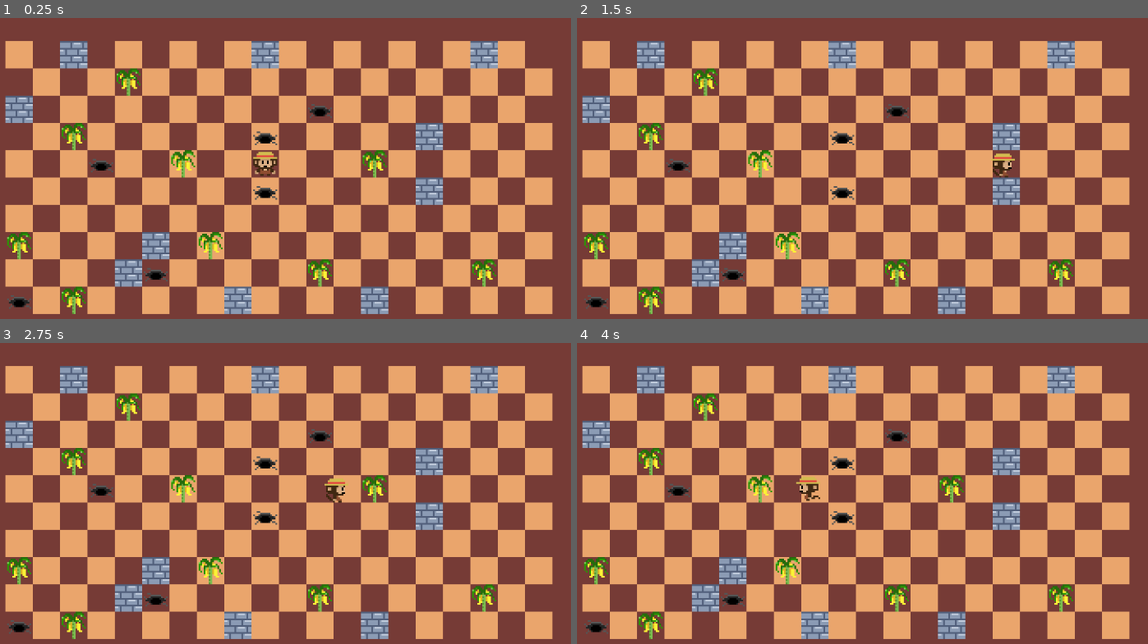
Above: before the commit, frames 1-4 (two rows, left to right).
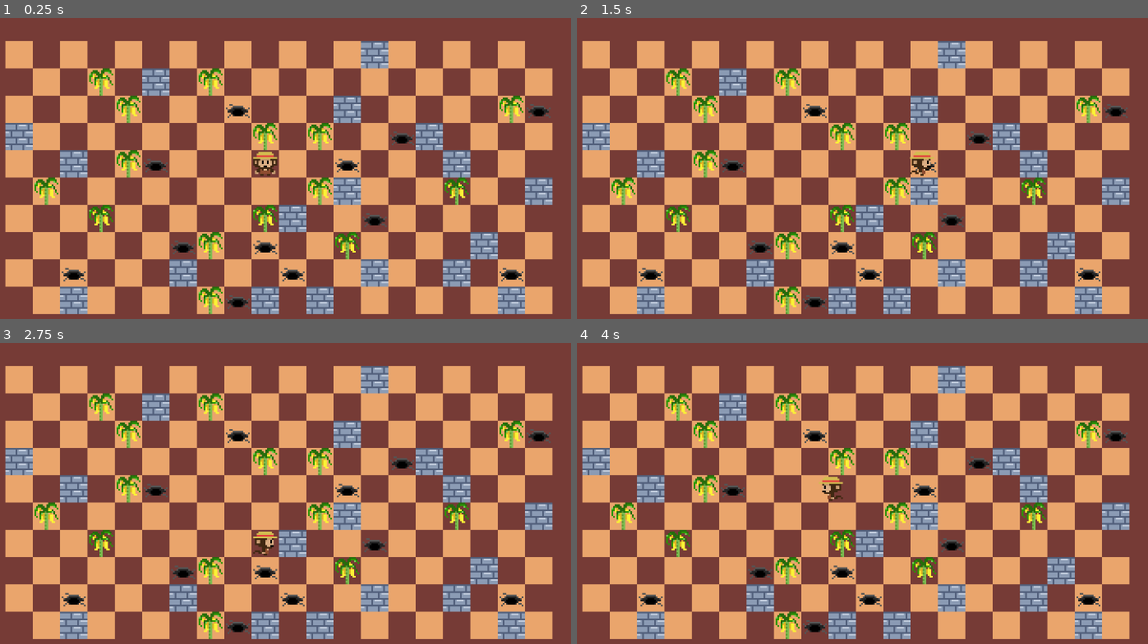
Above: after the commit, the same moments.

Repository: oneseedfruit/ludum-dare-52
Game: Godot game, scene res://game.tscn
The game is run twice, just before and just after one commit, with the same random seed, the same clock (stepped at 60 frames per second) and the same inputs.
Inputs:
- Up to frame 1 (0.25 s): no input
- Up to frame 2 (1.5 s): tap Enter at 0.5 s; hold Right (right) 0.53-1.28 s; hold Down (down) from 1.28 s (still down)
- Up to frame 3 (2.75 s): release Down (down) at 2.03 s; hold Right (right) from 2.03 s (still down)
- Up to frame 4 (4 s): release Right (right) at 2.78 s; hold Up (up) 2.78-3.53 s; hold Left (left) from 3.53 s (still down)

The runs differ from the first frame. In frame 1, 18% of the frame differs, in the area x 0-97%, y 7-99%; in frame 2, 18%; in frame 3, 18%; in frame 4, 18%.

Commit message:
Level Manager changes

Diff:
--- a/collectible/collectible.gd
+++ b/collectible/collectible.gd
@@ -3,35 +3,35 @@
 
 
 var mTileTypeToFrame = {
-    "collectible": 0,
-    "trap_pothole": 3,
-    "trap_outside": 4,
+	"collectible": 0,
+	"trap_pothole": 3,
+	"trap_outside": 4,
 }
 
 var mIsTrap : bool = false
 
 # Called when the node enters the scene tree for the first time.
 func _ready():
-    connect("body_entered", _on_body_entered)
-    pass # Replace with function body.
+	connect("body_entered", _on_body_entered)
+	pass # Replace with function body.
 
 func _on_body_entered(body):
-    if body.get_script() == Player:
-        if !mIsTrap:
-            # TODO: add points
-            body.stop_at(position)
-            get_parent().collect(self)
-            queue_free()
-        else:
-            body.stop_at(position)
-            body.die()
+	if body.get_script() == Player:
+		if !mIsTrap:
+			# TODO: add points
+			body.stop_at(position)
+			get_parent().collect(self)
+			queue_free()
+		else:
+			body.stop_at(position)
+			body.die()
 
 
 func setType(tileId):
-    if tileId.begins_with("collectible"):
-        $AnimatedSprite2D.set_frame(mTileTypeToFrame["collectible"])
-        mIsTrap = false
-    elif tileId.begins_with("trap"):
-        $AnimatedSprite2D.set_frame(mTileTypeToFrame[tileId])
-        mIsTrap = true
-    pass
+	if tileId.begins_with("collectible"):
+		$AnimatedSprite2D.set_frame(mTileTypeToFrame["collectible"])
+		mIsTrap = false
+	elif tileId.begins_with("trap"):
+		$AnimatedSprite2D.set_frame(mTileTypeToFrame[tileId])
+		mIsTrap = true
+	pass
--- a/managers/CollectibleManager.gd
+++ b/managers/CollectibleManager.gd
@@ -6,32 +6,32 @@
 var mCollectibleList: Array[Collectible] = []
 
 func cleanUp() -> void:
-    for n in get_children():
-        remove_child(n)
-        n.queue_free()
+	for n in get_children():
+		remove_child(n)
+		n.queue_free()
 
 func spawnCollectibles():
-    cleanUp()
-    var tileMap = get_node("/root/Game/LevelTemplate/TileMap")
-    if tileMap:
-        var layerCount = tileMap.get_layers_count()
-        for layerIndex in layerCount:
-            var usedCells = tileMap.get_used_cells(layerIndex)
-            for cellCoord in usedCells:
-                var tileData = tileMap.get_cell_tile_data(layerIndex, cellCoord)
-                var tileId = tileData.get_custom_data("id")
-                if tileId.begins_with("collectible") or tileId.begins_with("trap"):
-                    var node = mCollectiblePackedScene.instantiate()
-                    node.setType(tileId)
-                    node.set_position(tileMap.map_to_local(cellCoord))
-                    add_child.call_deferred(node)
-                    tileMap.erase_cell(layerIndex, cellCoord)
-                    if !node.mIsTrap:
-                        mCollectibleList.append(node)
-    pass
+	cleanUp()
+	var tileMap = get_node("/root/Game/LevelTemplate/TileMap")
+	if tileMap:
+		var layerCount = tileMap.get_layers_count()
+		for layerIndex in layerCount:
+			var usedCells = tileMap.get_used_cells(layerIndex)
+			for cellCoord in usedCells:
+				var tileData = tileMap.get_cell_tile_data(layerIndex, cellCoord)
+				var tileId = tileData.get_custom_data("id")
+				if tileId.begins_with("collectible") or tileId.begins_with("trap"):
+					var node = mCollectiblePackedScene.instantiate()
+					node.setType(tileId)
+					node.set_position(tileMap.map_to_local(cellCoord))
+					add_child.call_deferred(node)
+					tileMap.erase_cell(layerIndex, cellCoord)
+					if !node.mIsTrap:
+						mCollectibleList.append(node)
+	pass
 
 
 func collect(_collectible):
-    mCollectibleList.erase(_collectible)
-    if mCollectibleList.size() == 0:
-        get_node("/root/LevelManager").nextLevel()
+	mCollectibleList.erase(_collectible)
+	if mCollectibleList.size() == 0:
+		get_node("/root/LevelManager").nextLevel()
--- a/managers/LevelManager.gd
+++ b/managers/LevelManager.gd
@@ -9,71 +9,71 @@
 var mCurrentLevelNode
 
 func _init() -> void:
-    var dir = DirAccess.open("res://levels")
-    if dir:
-        dir.list_dir_begin()
-        var file_name = dir.get_next()
-        while file_name != "":
-            if file_name.begins_with("level_") and file_name.ends_with(".tscn"):
-                mLevels.append(file_name)
-            file_name = dir.get_next()
-    pass
+	var dir = DirAccess.open("res://levels")
+	if dir:
+		dir.list_dir_begin()
+		var file_name = dir.get_next()
+		while file_name != "":
+			if file_name.begins_with("level_") and file_name.ends_with(".tscn"):
+				mLevels.append(file_name)
+			file_name = dir.get_next()
+	pass
 
 # Called when the node enters the scene tree for the first time.
 func _ready() -> void:
-    mCurrentLevelIndex = mStartLevel
-    spawnLevel(mCurrentLevelIndex)
-    pass # Replace with function body.
+	mCurrentLevelIndex = mStartLevel
+	spawnLevel(mCurrentLevelIndex)
+	pass # Replace with function body.
 
 
 func spawnLevel(level) -> void:
-    if mCurrentLevelNode != null:
-        mCurrentLevelNode.queue_free()
-        await mCurrentLevelNode.tree_exited
+	if mCurrentLevelNode != null:
+		mCurrentLevelNode.queue_free()
+		await mCurrentLevelNode.tree_exited
 
-    var parentNode = get_tree().root.get_node("Game")
-    var scene = load("levels/%s" % mLevels[level])
+	var parentNode = get_tree().root.get_node("Game")
+	var scene = load("levels/%s" % mLevels[level])
 
-    mCurrentLevelNode = scene.instantiate()
-    parentNode.add_child.call_deferred(mCurrentLevelNode)
+	mCurrentLevelNode = scene.instantiate()
+	parentNode.add_child.call_deferred(mCurrentLevelNode)
 
-    await mCurrentLevelNode.ready
+	await mCurrentLevelNode.ready
 
-    _spawnPoint()
+	_spawnPoint()
 
-    # wait for process_frame so player re-position to spawn point first
-    # (else it will collide with collectible that placed on player's lastPos)
-    await get_tree().process_frame
+	# wait for process_frame so player re-position to spawn point first
+	# (else it will collide with collectible that placed on player's lastPos)
+	await get_tree().process_frame
 
-    CollectibleManager.spawnCollectibles()
+	CollectibleManager.spawnCollectibles()
 
-    pass
+	pass
 
 
 func nextLevel() -> void:
-    mCurrentLevelIndex = mCurrentLevelIndex + 1
-    if mCurrentLevelIndex < mLevels.size():
-        spawnLevel(mCurrentLevelIndex)
+	mCurrentLevelIndex = mCurrentLevelIndex + 1
+	if mCurrentLevelIndex < mLevels.size():
+		spawnLevel(mCurrentLevelIndex)
 
 
 func _spawnPoint() -> void:
-    var tileMap = get_node("/root/Game/LevelTemplate/TileMap")
-    if tileMap:
-        var layerCount = tileMap.get_layers_count()
-        for layerIndex in layerCount:
-            var usedCells = tileMap.get_used_cells(layerIndex)
-            for cellCoord in usedCells:
-                var tileData = tileMap.get_cell_tile_data(layerIndex, cellCoord)
-                var tileId = tileData.get_custom_data("id")
-                if tileId == "player":
-                    var playerNode = get_node("/root/Game/Player")
-                    var targetPos = tileMap.map_to_local(cellCoord)
-                    playerNode.stop_moving()
-                    playerNode.set_position(targetPos)
-                    tileMap.erase_cell(layerIndex, cellCoord)
-    pass
+	var tileMap = get_node("/root/Game/LevelTemplate/TileMap")
+	if tileMap:
+		var layerCount = tileMap.get_layers_count()
+		for layerIndex in layerCount:
+			var usedCells = tileMap.get_used_cells(layerIndex)
+			for cellCoord in usedCells:
+				var tileData = tileMap.get_cell_tile_data(layerIndex, cellCoord)
+				var tileId = tileData.get_custom_data("id")
+				if tileId == "player":
+					var playerNode = get_node("/root/Game/Player")
+					var targetPos = tileMap.map_to_local(cellCoord)
+					playerNode.stop_moving()
+					playerNode.set_position(targetPos)
+					tileMap.erase_cell(layerIndex, cellCoord)
+	pass
 
 
 func restartLevel() -> void:
-    spawnLevel(mCurrentLevelIndex)
-    pass
+	spawnLevel(mCurrentLevelIndex)
+	pass
--- a/managers/LevelManager.tscn
+++ b/managers/LevelManager.tscn
@@ -4,4 +4,3 @@
 
 [node name="LevelManager" type="Node"]
 script = ExtResource("1_6d6co")
-mStartLevel = 2
